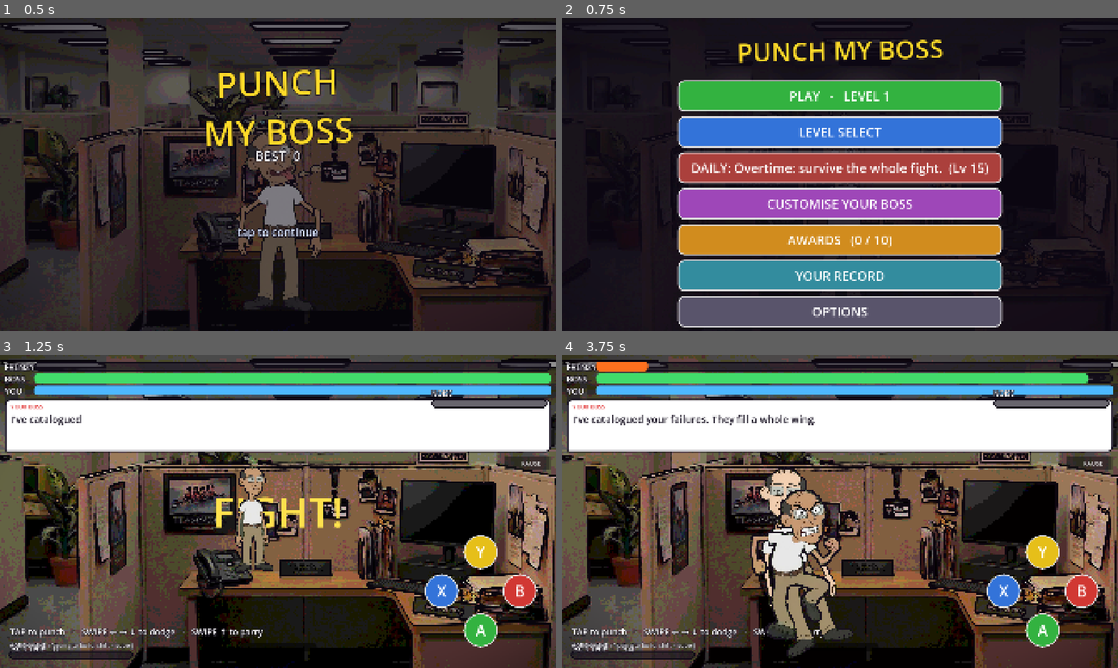
Above: before the commit, frames 1-4 (two rows, left to right).
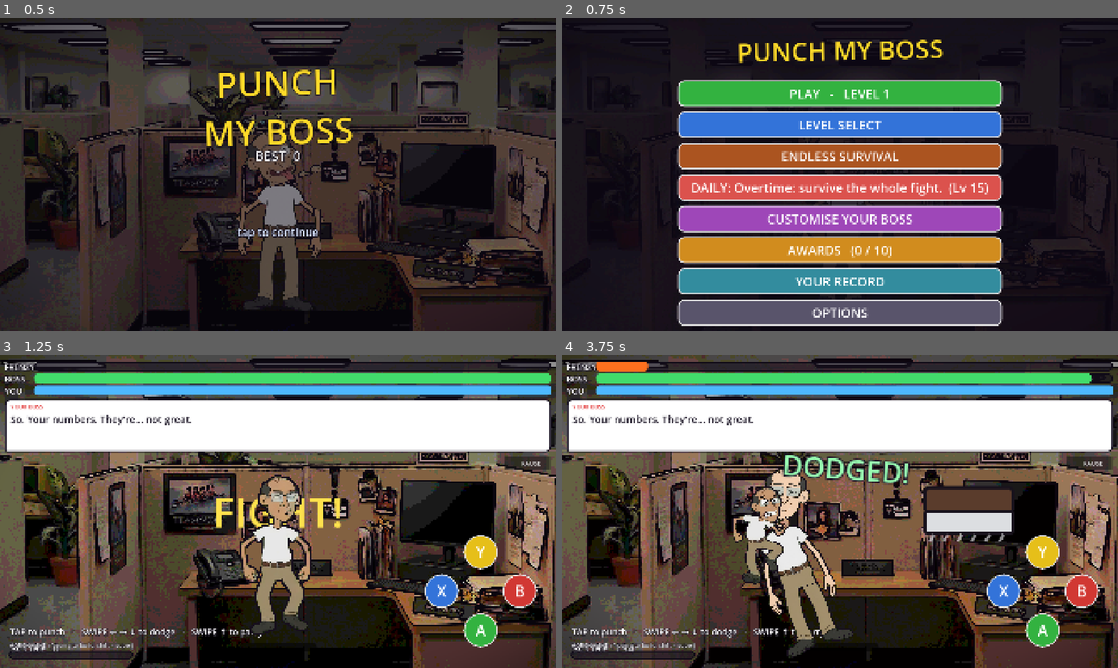
Above: after the commit, the same moments.

Repository: StaraxcreamTM/punch-my-boss-jun-14-2026
Game: Godot game, scene res://scenes/main.tscn
Two runs of this game, one before a commit and one after it. Both use one fixed random seed, a clock stepped at 60 frames per second and the inputs below.
Inputs (mouse positions are in pixels of both pictures, inside the frame that each line leads up to):
- Up to frame 1 (0.5 s): no input
- Up to frame 2 (0.75 s): tap Enter at 0.5 s; move the mouse to (962, 158) at 0.52 s; hold Right from 0.53 s (still down); tap B at 0.6 s; click (962, 158) at 0.67 s
- Up to frame 3 (1.25 s): keep holding Right; tap Space at 0.77 s
- Up to frame 4 (3.75 s): tap Enter every 0.75 s from 1.25 to 3.5 s; move the mouse to (728, 527) at 1.27 s; release Right at 1.28 s; hold Down 1.28-2.03 s; tap X at 1.35 s; tap Space at 1.52, 3.02 s; move the mouse to (895, 442) at 2.02 s; hold Right 2.03-2.78 s; tap Y at 2.1 s; move the mouse to (812, 574) at 2.77 s; hold Up 2.78-3.53 s; tap M at 2.85 s; click (812, 574) at 2.92 s; move the mouse to (1006, 558) at 3.52 s; hold Left from 3.53 s (still down); tap K at 3.6 s

Frame 1 is identical in both runs. In frame 2, 27% of the frame differs, in the area x 20-80%, y 22-99%; in frame 3, 5.5%; in frame 4, 8.9%.

Commit message:
v0.66: Endless Survival mode
A back-to-back gauntlet of random boxing-style bosses that ramp HP (+22%/round)
and damage (+15%/round); player HP carries between rounds with a 25% heal per
clear. ROUND banners, a "SURVIVED N" gameover, and a persisted best-run stat.
New main-menu button + a Your Record row.

_start_fight gained a reset_player_hp flag for carry-over; boss scaling via
_hp_mul/_dmg_mul, reset on any normal fight. Menu row height 108->92 and the
rank footer moved to Your Record so 8 buttons fit the 1080 canvas / portrait.
Runtime-verified Endless via the demo (scaling, opponent swaps, round rollover
all clean); portrait menu fit filmstrip-verified.

Co-Authored-By: Claude Opus 4.8 (1M context) <noreply@anthropic.com>

Diff:
--- a/game/scripts/main.gd
+++ b/game/scripts/main.gd
@@ -118,6 +118,12 @@
 var stat_best_combo: int = 0
 var stat_worst_day: int = 0        # most damage dealt to a boss in one fight
 var _fight_damage: int = 0         # running damage this fight, for worst_day
+var stat_endless_best: int = 0     # furthest round reached in Endless mode
+# --- endless / survival mode ---
+var _endless: bool = false
+var _endless_round: int = 0
+var _hp_mul: float = 1.0           # boss HP scale (endless ramps this)
+var _dmg_mul: float = 1.0          # boss damage scale (endless ramps this)
 var _score_shown: float = 0.0     # eased toward `score` so the readout rolls up
 # Gate on how fast punches can be thrown. Without it, mashing (or an
 # autoclicker) farmed unlimited combo and made the guard/tell/dodge loop
@@ -1344,7 +1350,7 @@
 func _hit_player() -> void:
 	_buzz(80)
 	_hits_this_fight += 1        # a landed boss punch: no longer flawless
-	player_hp = maxf(0.0, player_hp - _level_cfg().get("dmg", 10.0))
+	player_hp = maxf(0.0, player_hp - _level_cfg().get("dmg", 10.0) * _dmg_mul)
 	_flash_screen(0.42)
 	_shake(30.0, 0.4)
 	_hitstop(0.08)
@@ -1549,6 +1555,9 @@
 	_check_awards()
 	_save_prefs()
 	_koing = false
+	if _endless:
+		_endless_next_round()
+		return
 	if _shot_mode:
 		# Keep the filmstrip demo fighting instead of parking on a screen.
 		_start_fight()
@@ -2265,6 +2274,7 @@
 	stat_fired = int(cfg.get_value("stats", "fired", 0))
 	stat_best_combo = int(cfg.get_value("stats", "best_combo", 0))
 	stat_worst_day = int(cfg.get_value("stats", "worst_day", 0))
+	stat_endless_best = int(cfg.get_value("stats", "endless_best", 0))
 	_crit_total = int(cfg.get_value("stats", "crits", 0))
 	awards_earned.clear()
 	for id in cfg.get_value("awards", "earned", []):
@@ -2293,6 +2303,7 @@
 	cfg.set_value("stats", "fired", stat_fired)
 	cfg.set_value("stats", "best_combo", stat_best_combo)
 	cfg.set_value("stats", "worst_day", stat_worst_day)
+	cfg.set_value("stats", "endless_best", stat_endless_best)
 	cfg.set_value("stats", "crits", _crit_total)
 	cfg.set_value("awards", "earned", awards_earned.keys())
 	cfg.set_value("settings", "haptics", haptics_on)
@@ -2427,6 +2438,10 @@
 
 # The pre-fight beat: he gets a line in before the bell.
 func _start_prefight() -> void:
+	# Starting a normal fight from the menu leaves Endless and clears its scaling.
+	_endless = false
+	_hp_mul = 1.0
+	_dmg_mul = 1.0
 	close_menu()
 	phase = Phase.PREFIGHT
 	_set_hud_visible(false)
@@ -2448,7 +2463,7 @@
 	if rig_anim != null:
 		rig_anim.point_at_player()
 
-func _start_fight() -> void:
+func _start_fight(reset_player_hp: bool = true) -> void:
 	close_menu()
 	phase = Phase.FIGHT
 	_set_hud_visible(true)
@@ -2456,9 +2471,10 @@
 	_screen.visible = false
 	_screen_dim.color = Color(0.05, 0.03, 0.08, 0.82)
 	var cfg := _level_cfg()
-	hp_max = float(cfg.get("hp", 120.0))
+	hp_max = float(cfg.get("hp", 120.0)) * _hp_mul
 	_set_hp(hp_max)
-	_set_player_hp(player_hp_max)
+	if reset_player_hp:
+		_set_player_hp(player_hp_max)
 	_set_rage(0.0)
 	combo = 0
 	frenzy = 0.0
@@ -2514,10 +2530,17 @@
 			_enter_guard()
 
 func _show_gameover(won: bool) -> void:
+	# Endless can only end on a loss (a win rolls into the next round), so an
+	# Endless gameover reports how far the survival run got.
+	var was_endless := _endless
+	var rounds := _endless_round
 	if won:
 		_complete_daily(_hits_this_fight == 0)
 	else:
 		_daily_active = false
+	_endless = false
+	_hp_mul = 1.0
+	_dmg_mul = 1.0
 	close_menu()
 	phase = Phase.VICTORY if won else Phase.GAMEOVER
 	best_score = maxi(best_score, score)
@@ -2525,6 +2548,14 @@
 	_set_hud_visible(false)
 	boss_line.get_parent().visible = false
 	_screen.visible = true
+	if was_endless:
+		_screen_title.text = "SURVIVED %d" % rounds
+		_screen_title.offset_top = 180.0
+		_screen_title.offset_bottom = 340.0
+		_screen_sub.text = "You lasted %d round%s.\nbest run %d      score %d" % \
+			[rounds, "" if rounds == 1 else "s", stat_endless_best, score]
+		_screen_hint.text = "tap to continue"
+		return
 	_screen_title.text = "YOU WIN" if won else "YOU'RE FIRED"
 	_screen_title.offset_top = 180.0
 	_screen_title.offset_bottom = 340.0
@@ -3675,7 +3706,7 @@
 # Touch-first: every row is a full-width button with a large tap target, since
 # Android is the target and thumbs are imprecise. The title screen is the front
 # door; everything else hangs off the main menu.
-const MENU_ROW_H := 108.0
+const MENU_ROW_H := 92.0
 const MENU_W := 1120.0
 # Customise two-column layout: left options column width, and how far the boss
 # preview shifts right (into the clear half) so the option rows never cover him.
@@ -3837,6 +3868,12 @@
 	var lv := _menu_button("LEVEL SELECT")
 	lv.pressed.connect(func() -> void: open_menu(Phase.LEVELS))
 	_menu_rows.add_child(lv)
+	var en_label := "ENDLESS SURVIVAL"
+	if stat_endless_best > 0:
+		en_label += "   (best: round %d)" % stat_endless_best
+	var en := _menu_button(en_label, Color(0.86, 0.42, 0.16))
+	en.pressed.connect(_start_endless)
+	_menu_rows.add_child(en)
 	# Daily grievance: one challenge a day. Shows "done" once claimed.
 	if _daily_done_today():
 		var dg := _menu_button("DAILY GRIEVANCE  -  DONE  (streak %d)" % daily_streak,
@@ -3861,17 +3898,8 @@
 	var op := _menu_button("OPTIONS", Color(0.35, 0.33, 0.42))
 	op.pressed.connect(func() -> void: open_menu(Phase.OPTIONS))
 	_menu_rows.add_child(op)
-	var st := Label.new()
-	var rank_line := "RANK: %s   ·   %d grievance pts" % [_rank_title(), grievance_points]
-	if _rank_to_next() > 0:
-		rank_line += "   (%d to next)" % _rank_to_next()
-	st.text = "%s\nBEST %d      %d punches thrown      %d K.O.s" % [rank_line, best_score, stat_punches, stat_kos]
-	st.add_theme_font_size_override("font_size", 32)
-	st.add_theme_color_override("font_color", Color(0.82, 0.85, 0.95))
-	st.horizontal_alignment = HORIZONTAL_ALIGNMENT_CENTER
-	st.vertical_alignment = VERTICAL_ALIGNMENT_CENTER
-	st.custom_minimum_size = Vector2(0, 96)
-	_menu_rows.add_child(st)
+	# Rank/points footer moved to the YOUR RECORD screen: with 8 buttons a footer
+	# would push the list past the 1080 canvas (and off a portrait phone).
 
 func _on_play() -> void:
 	close_menu()
@@ -4000,6 +4028,7 @@
 		["Rank", _rank_title()],
 		["Grievance points", "%d" % grievance_points],
 		["Daily streak", "%d day%s" % [daily_streak, "" if daily_streak == 1 else "s"]],
+		["Endless best", "round %d" % stat_endless_best],
 		["Bosses knocked out", "%d" % stat_kos],
 		["Bosses fired", "%d" % stat_fired],
 		["Total punches thrown", "%d" % stat_punches],
@@ -4651,6 +4680,63 @@
 	else:
 		_parry()                        # swipe up = parry
 
+# --- endless / survival mode ------------------------------------------------
+# A back-to-back gauntlet of random bosses that get tougher every round, so the
+# best-score chase finally has a mode built around it. Reuses the whole fight
+# loop; only the boss HP/damage scale and the win-goes-to-next-round wiring are
+# new. HP carries between rounds with a small heal per clear - that carry-over
+# is what makes it a survival run instead of 20 independent fights.
+
+# The boxing-style levels only: setpiece gimmicks (car, moon, bridge...) are
+# one-off spectacles that would break the back-to-back rhythm.
+const ENDLESS_GIMMICKS := ["punch", "basic", "double", "feint", "rage"]
+
+func _endless_pool() -> Array:
+	var pool: Array = []
+	for i in range(1, LEVELS.size() + 1):
+		var g := String((LEVELS[i - 1] as Dictionary).get("gimmick", "punch"))
+		if g in ENDLESS_GIMMICKS:
+			pool.append(i)
+	if pool.is_empty():
+		pool.append(1)
+	return pool
+
+func _rand_endless_level() -> int:
+	var pool := _endless_pool()
+	return int(pool[randi() % pool.size()])
+
+func _start_endless() -> void:
+	_endless = true
+	_endless_round = 1
+	_hp_mul = 1.0
+	_dmg_mul = 1.0
+	difficulty = Difficulty.BRAWLER    # survival only makes sense if he hits back
+	level = _rand_endless_level()
+	_apply_opponent()
+	close_menu()
+	_set_player_hp(player_hp_max)
+	_endless_banner()
+	_start_fight()
+
+func _endless_next_round() -> void:
+	_endless_round += 1
+	# Ramp: each round the boss is tougher and hits harder.
+	_hp_mul = 1.0 + 0.22 * float(_endless_round - 1)
+	_dmg_mul = 1.0 + 0.15 * float(_endless_round - 1)
+	if _endless_round > stat_endless_best:
+		stat_endless_best = _endless_round
+		_save_prefs()
+	# Clearing a round heals a quarter of your bar - a breather, not a full reset.
+	var healed := minf(player_hp_max, player_hp + player_hp_max * 0.25)
+	level = _rand_endless_level()
+	_apply_opponent()
+	_endless_banner()
+	_set_player_hp(healed)
+	_start_fight(false)
+
+func _endless_banner() -> void:
+	_spawn_text(Vector2(960.0, 300.0), "ROUND %d" % _endless_round, 110, Color(1.0, 0.55, 0.16))
+
 # --- daily grievance (retention) --------------------------------------------
 # One challenge a day, picked deterministically from the calendar date: beat a
 # rotating level, extra reward for staying flawless. Completing it grants
Not shown, changed: CHANGELOG-OVERNIGHT.md
